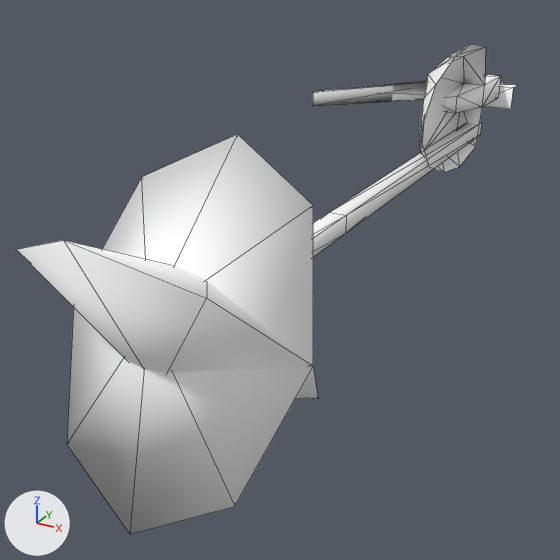
Renders of the glTF model public/3d/item/model__item__stick.ofs_6_0/01_01_stick.gltf from each side of a commit.
Both versions are drawn from a 50 mm lens placed at (0.402, -1.641, 0.278), pointed at (-0.117, -0.698, -0.194). The axes (+X, +Y, +Z) are drawn at lower left. The lights are the same throughout. The picture after the commit comes second. Mesh edges are drawn as thin lines.

Objects in the first picture: '01_01_stick'.
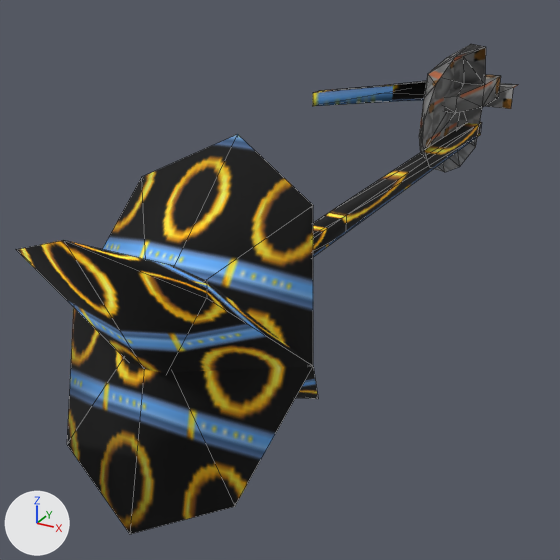
Changed parts and their boxes (x1, y1, x2, y2) in the pictures (560 x 560 px):
'01_01_stick', surface changed (darker): (16, 44, 517, 534) in both

Patch to the scene script:
```diff
--- a/public/3d/item/model__item__stick.ofs_6_0/01_01_stick.gltf.py
+++ b/public/3d/item/model__item__stick.ofs_6_0/01_01_stick.gltf.py
@@ img_sbim02_01 @@
+img_sbim02_01 = load_image('sbim02_01', '_unpacked/sbim02_01', 32, 32, 'sRGB')
@@ img_equip00 @@
+img_equip00 = load_image('equip00', '_unpacked/equip00', 32, 32, 'sRGB')
@@ mat_equip00 @@
 mat_equip00 = principled_material('equip00')
-mat_equip00.base_color = (1.0, 1.0, 1.0)  # white #ffffff
+mat_equip00.texture = img_equip00
 mat_equip00.roughness = 1.0
@@ mat_sbim02_01_0 @@
 mat_sbim02_01_0 = principled_material('sbim02_01_0')
-mat_sbim02_01_0.base_color = (1.0, 1.0, 1.0)  # white #ffffff
+mat_sbim02_01_0.texture = img_sbim02_01
 mat_sbim02_01_0.roughness = 1.0
```
